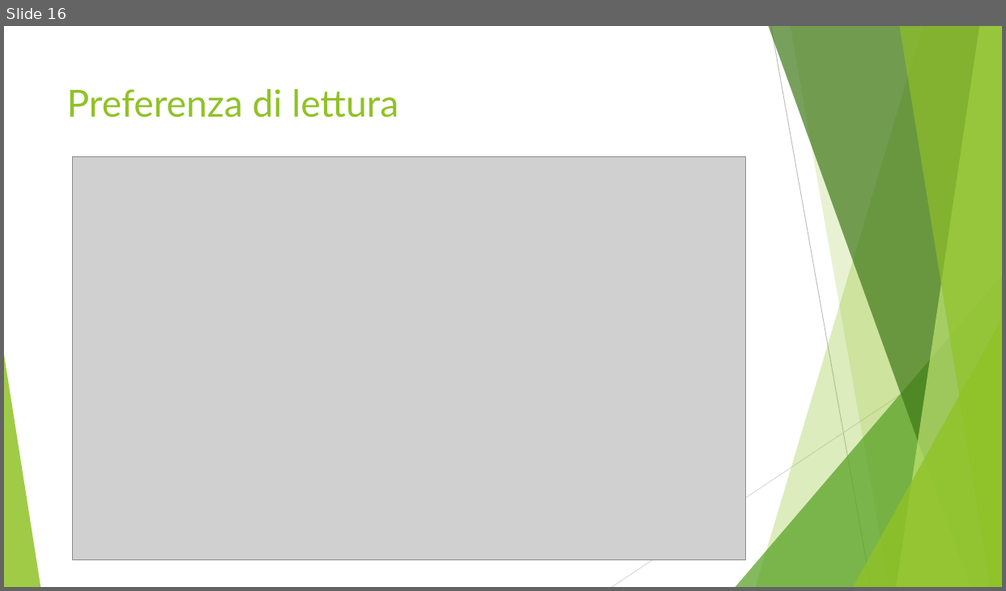
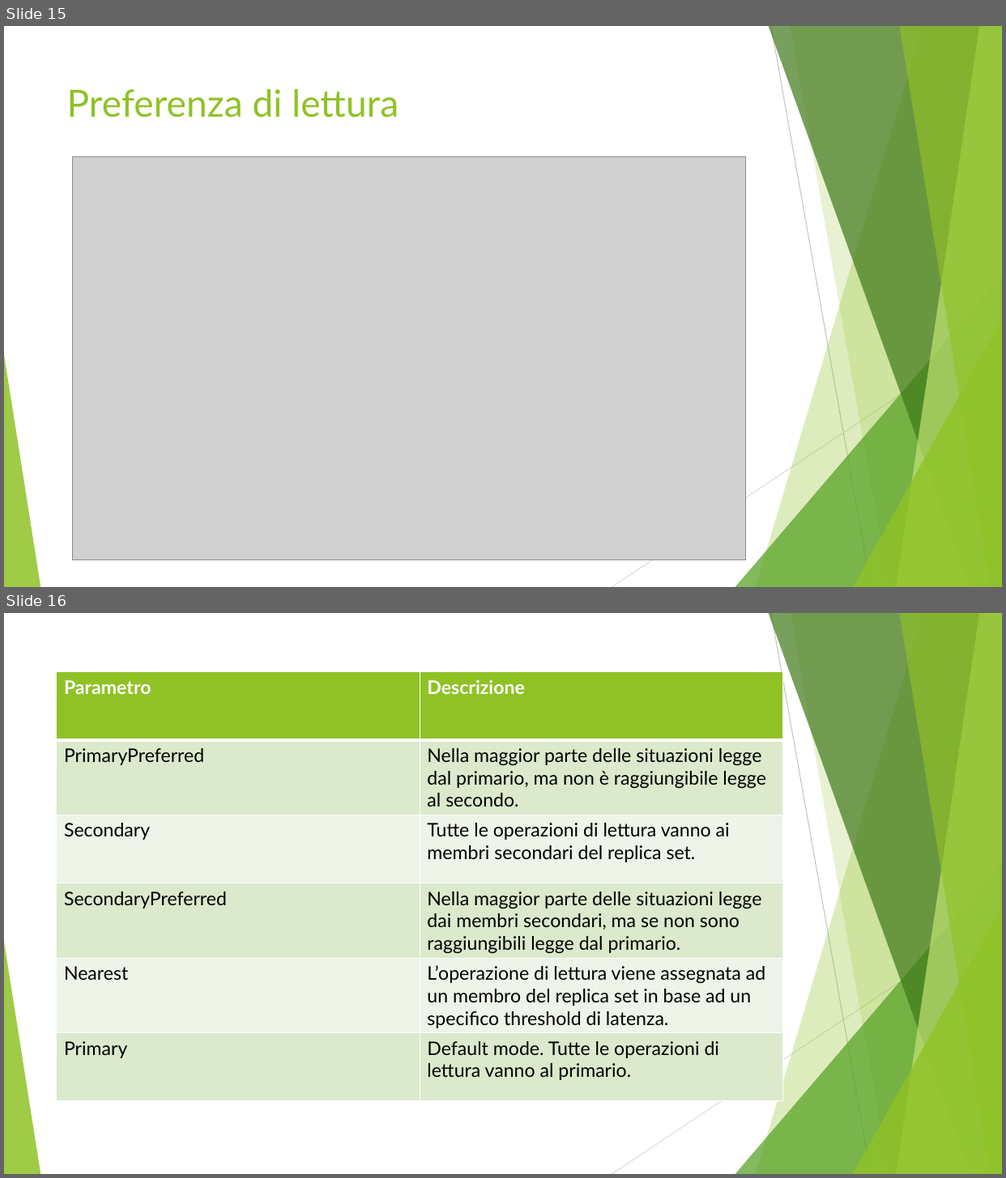
Before and after one commit to Buzzolan/VeronaCardMongoDB, a slide deck: Presentazione_progetto.pptx. Shown one above the other, each under a label of ours: slide 16 before the commit, slides 15 and 16 after it. The pictures are 1006x591 and 1006x1178 pixels, drawn with LibreOffice and Linux fonts; fonts in the diff are those of the drawing; grey boxes stand for pictures. Boxes give left, top, right and bottom in pixels: in the first picture for what was removed or moved away, otherwise in the second. Text is boxed around its words. In the diff, an @@ line names an element or a change of style, - is before the commit and + after.

Commit message:
Replicazione Ok, fai sharding

```diff
--- a/Presentazione_progetto.pptx
+++ b/Presentazione_progetto.pptx
@@ slide 16 added at (4,613,1002,1174), background #FFFFFF; not listed: 10 template elements that a slide beside it also shows @@
@@ table added at (57,672,782,1102), 6 rows, 2 columns @@
+Parametro | Descrizione
+PrimaryPreferred | Nella maggior parte delle situazioni legge dal primario, ma non è raggiungibile legge al secondo.
+Secondary | Tutte le operazioni di lettura vanno ai membri secondari del replica set.
+SecondaryPreferred | Nella maggior parte delle situazioni legge dai membri secondari, ma se non sono raggiungibili legge dal primario.
+Nearest | L’operazione di lettura viene assegnata ad un membro del replica set in base ad un specifico threshold di latenza.
+Primary | Default mode. Tutte le operazioni di lettura vanno al primario.
@@ what was slide 16 is now slide 15 @@
```
Also in this commit, not shown: 2 slides changed, 1 other slide added, 1 slide removed.
